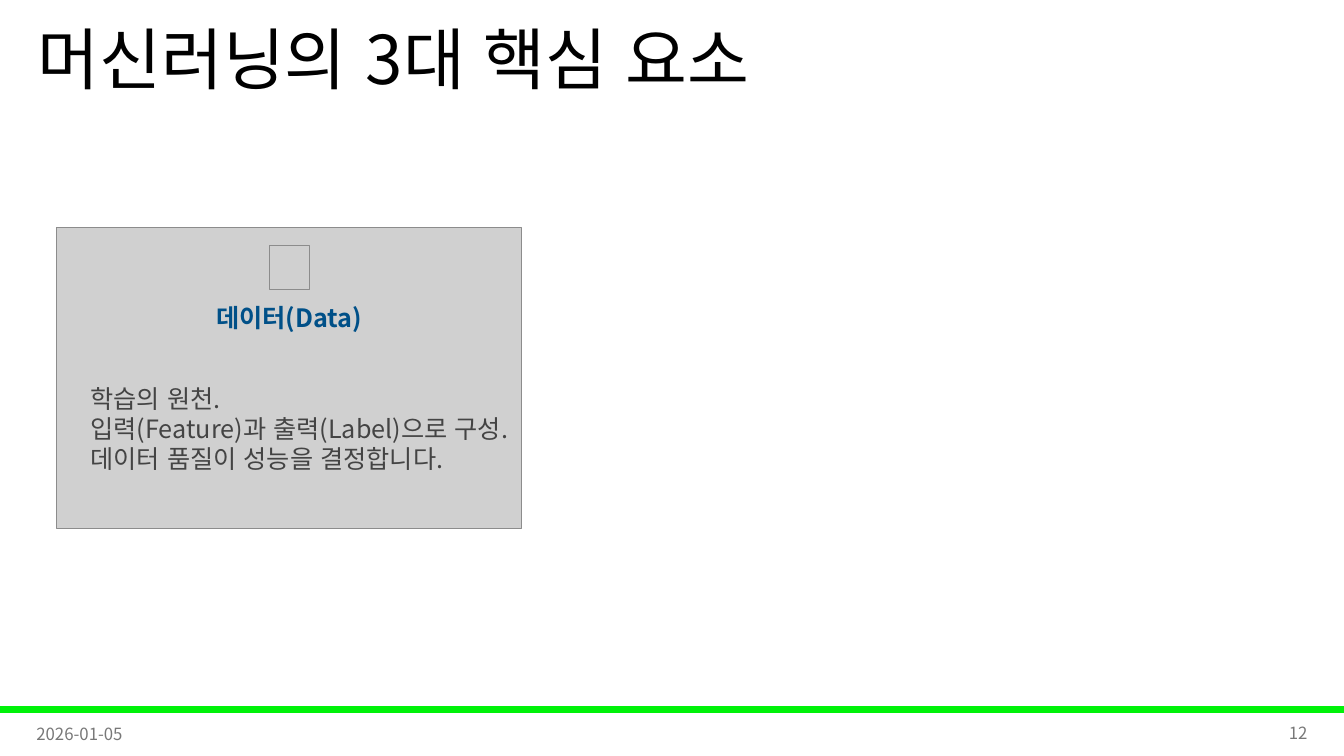
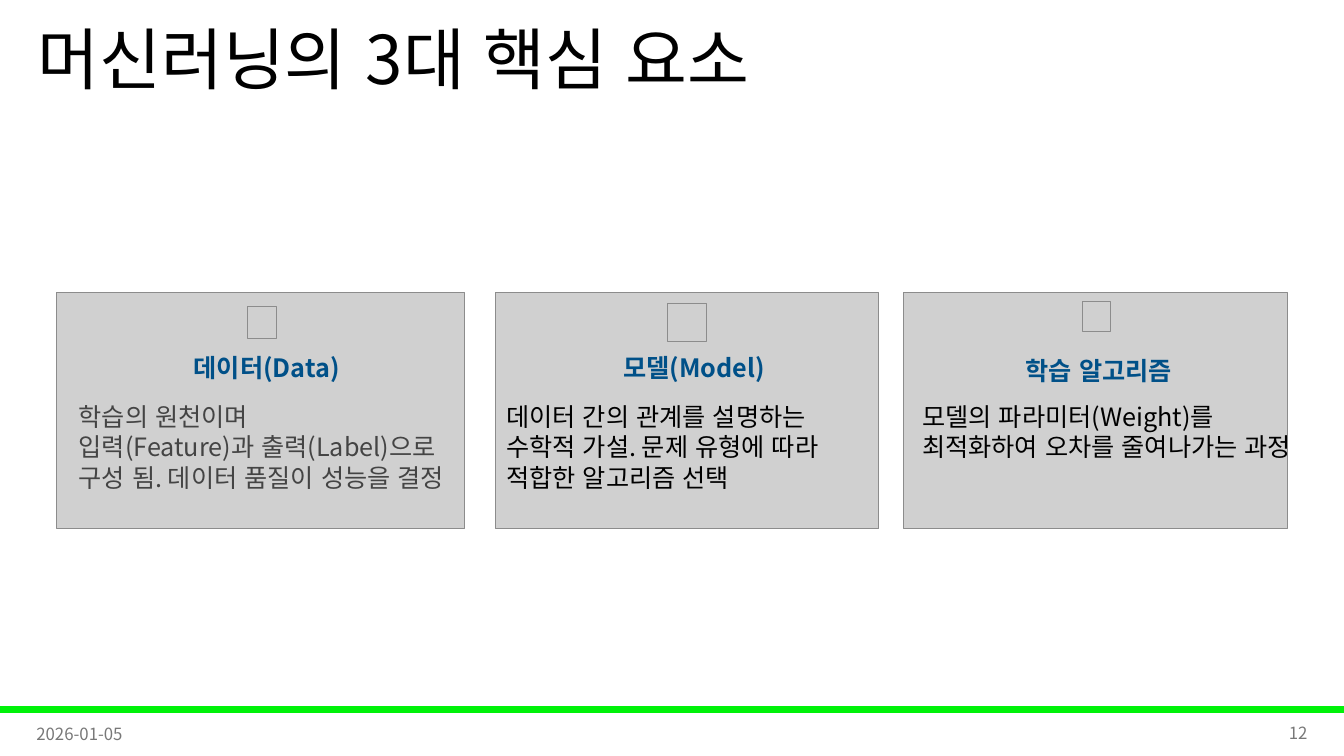
Before and after one commit to Leader-Lesson/KDT_RE_5th, a slide deck: slide 12 of material/5_AI/01_AI기초.pptx. Drawn at 1344x756 pixels with LibreOffice and Linux fonts; fonts in the diff are those of the drawing; grey boxes stand for pictures; background and template pictures are left out. Boxes give left, top, right and bottom in pixels: in the first picture for what was removed or moved away, otherwise in the second. Text is boxed around its words. In the diff, an @@ line names an element or a change of style, - is before the commit and + after.

```diff
--- a/material/5_AI/01_AI기초.pptx
+++ b/material/5_AI/01_AI기초.pptx
@@ picture: place and size @@
-picture at [56,227,521,528]
+picture at [56,292,465,529]
@@ picture added at [496,292,880,529] @@
@@ picture added at [903,292,1288,529] @@
@@ picture: place and size @@
-picture at [269,245,310,289]
+picture at [248,307,277,338]
@@ picture added at [668,304,707,342] @@
@@ picture added at [1083,301,1111,332] @@
@@ text "데이터(Data)": place and size @@
-text "데이터(Data)" at [216,306,362,332]
+text "데이터(Data)" at [194,356,340,382]
@@ text added at [623,356,764,382], 18 pt, text #005088, bold @@
+모델(Model)
@@ text added at [1026,358,1172,383], 18 pt, text #005088, bold @@
+학습 알고리즘
@@ text at [79,405,444,489]: text changed @@
-학습의 원천.
-입력(Feature)과 출력(Label)으로 구성.
-데이터 품질이 성능을 결정합니다.
+학습의 원천이며
+입력(Feature)과 출력(Label)으로
+구성 됨. 데이터 품질이 성능을 결정
@@ text added at [506,405,818,489], 18 pt, text #000000 @@
+데이터 간의 관계를 설명하는
+수학적 가설. 문제 유형에 따라 적합한 알고리즘 선택
@@ text added at [922,405,1291,463], 18 pt, text #000000 @@
+모델의 파라미터(Weight)를
+최적화하여 오차를 줄여나가는 과정
```
Also in this commit, not shown: 1 other slide changed, 1 slide added.
